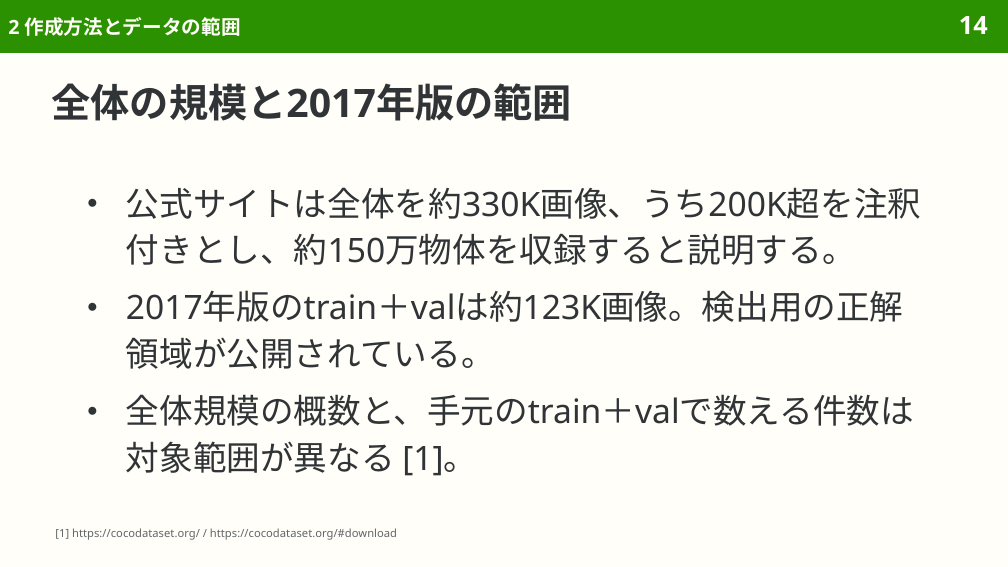
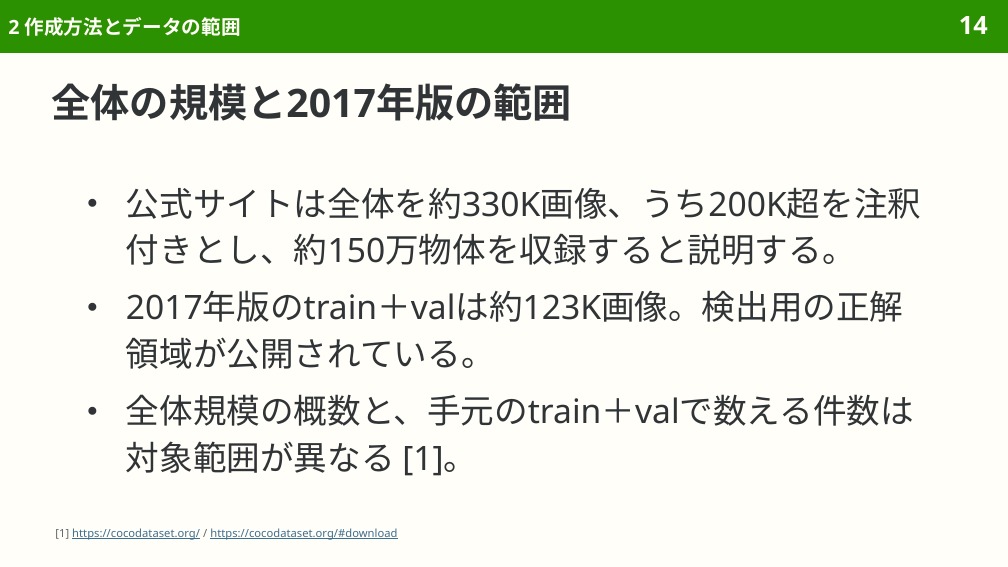
Before and after one commit to sasakiy84/datasets-in-10-minutes, a slide deck: slide 14 of slides/datasets-in-10-minutes-coco.pptx. Drawn at 1008x567 pixels with LibreOffice and Linux fonts; fonts in the diff are those of the drawing. Boxes give left, top, right and bottom in pixels: in the first picture for what was removed or moved away, otherwise in the second. Text is boxed around its words. In the diff, an @@ line names an element or a change of style, - is before the commit and + after.

Commit message:
Align COCO slide styling and refine appendix navigation

```diff
--- a/slides/datasets-in-10-minutes-coco.pptx
+++ b/slides/datasets-in-10-minutes-coco.pptx
@@ text "[1] https://cocodataset.org/ / https://cocodataset.org/#down ..." at (x1=55, y1=528, x2=397, y2=540): text colour #626669 to #3F6F8F, underline on @@
```
Also in this commit, not shown: 50 other slides changed, 1 slide added, 3 slides removed, 3 other files.
